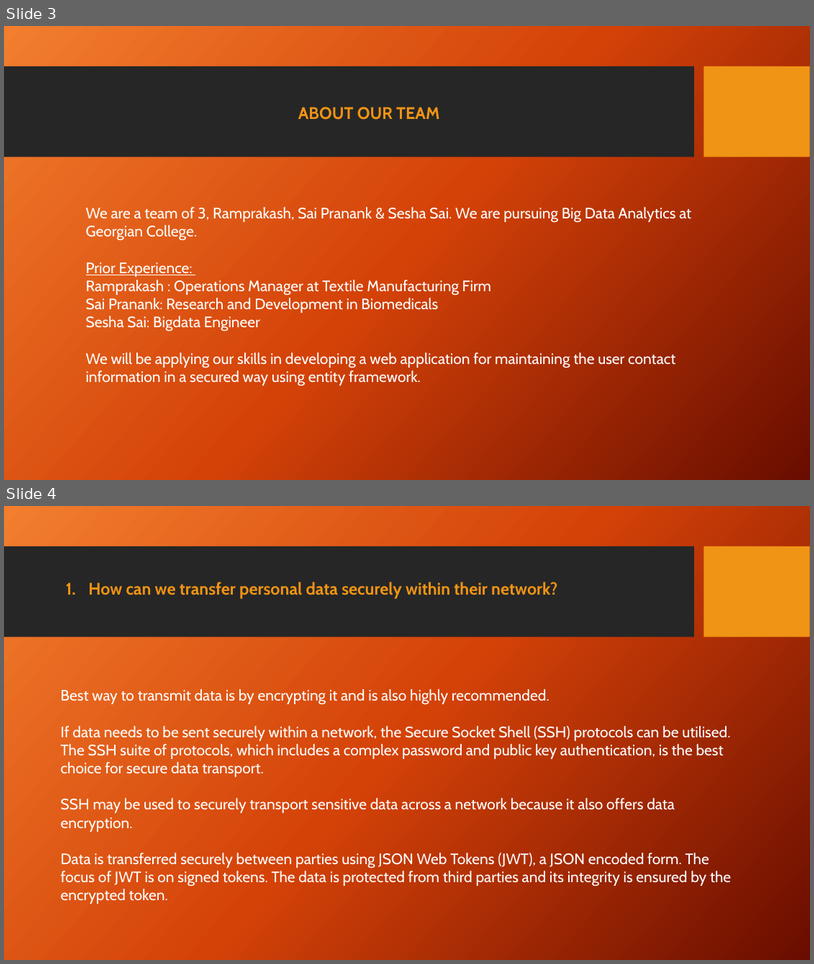
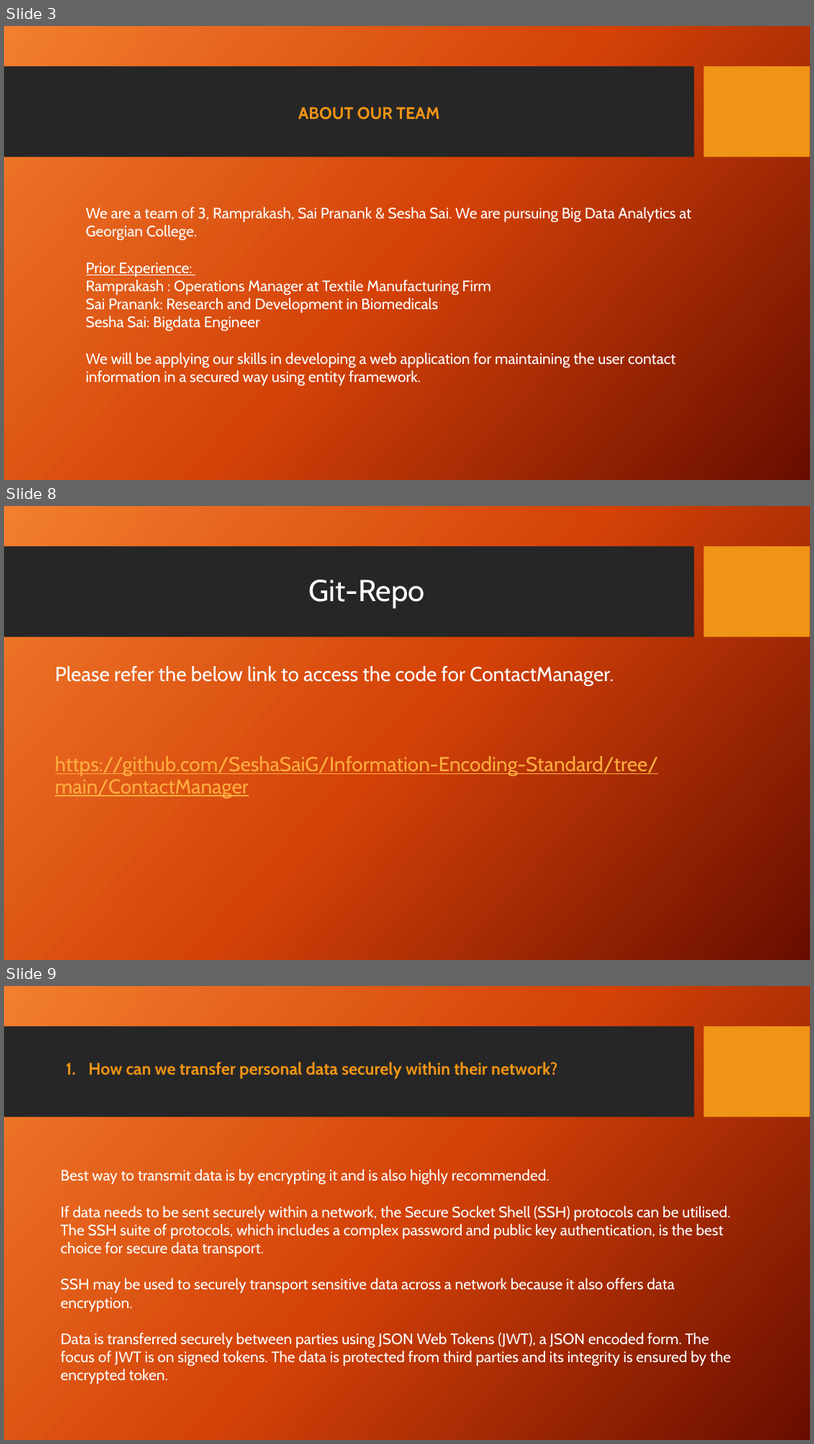
Before and after one commit to SeshaSaiG/Information-Encoding-Standard, a slide deck: Group 5-Final Project.pptx. Shown one above the other, each under a label of ours: slides 3 and 4 before the commit, slides 3, 8 and 9 after it; the slides between them are not shown. The pictures are 814x964 and 814x1444 pixels, drawn with LibreOffice and Linux fonts; fonts in the diff are those of the drawing; background and template pictures are left out. Boxes give left, top, right and bottom in pixels: in the first picture for what was removed or moved away, otherwise in the second. Text is boxed around its words. In the diff, an @@ line names an element or a change of style, - is before the commit and + after.

```diff
--- a/Group 5-Final Project.pptx
+++ b/Group 5-Final Project.pptx
@@ slide 8 added at (4, 506, 810, 960), background picture (left out); not listed: 2 template elements that a slide beside it also shows @@
@@ title added at (309, 579, 424, 608), 36 pt, text #FFFFFF @@
+Git-Repo
@@ text added at (55, 666, 658, 798), 24 pt, text #FFAE3E, underline @@
+Please refer the below link to access the code for ContactManager.
+https://github.com/SeshaSaiG/Information-Encoding-Standard/tree/main/ContactManager
@@ what was slide 4 is now slide 9 @@
```
Also in this commit, not shown: 1 slide changed, 5 other slides added, 1 slide removed, 1 other file.
